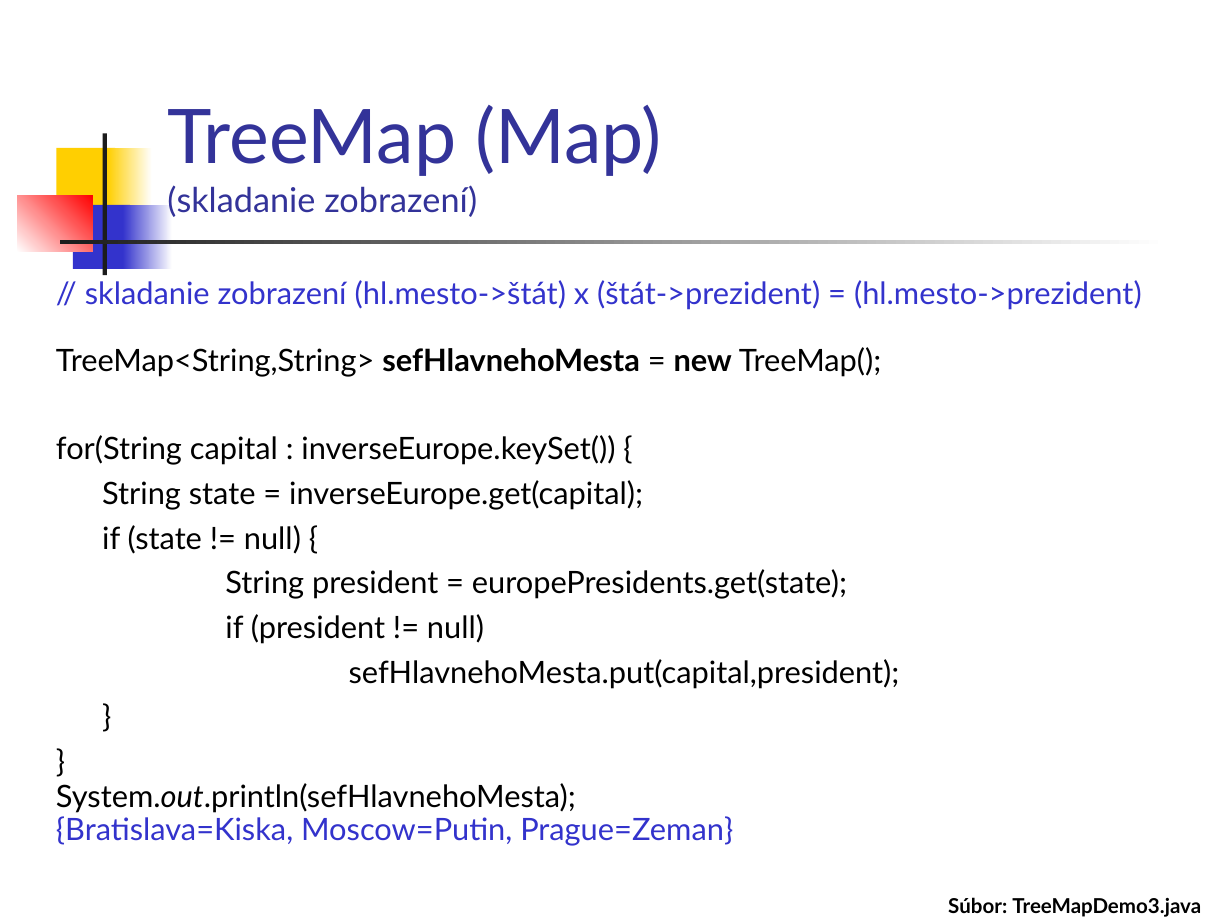
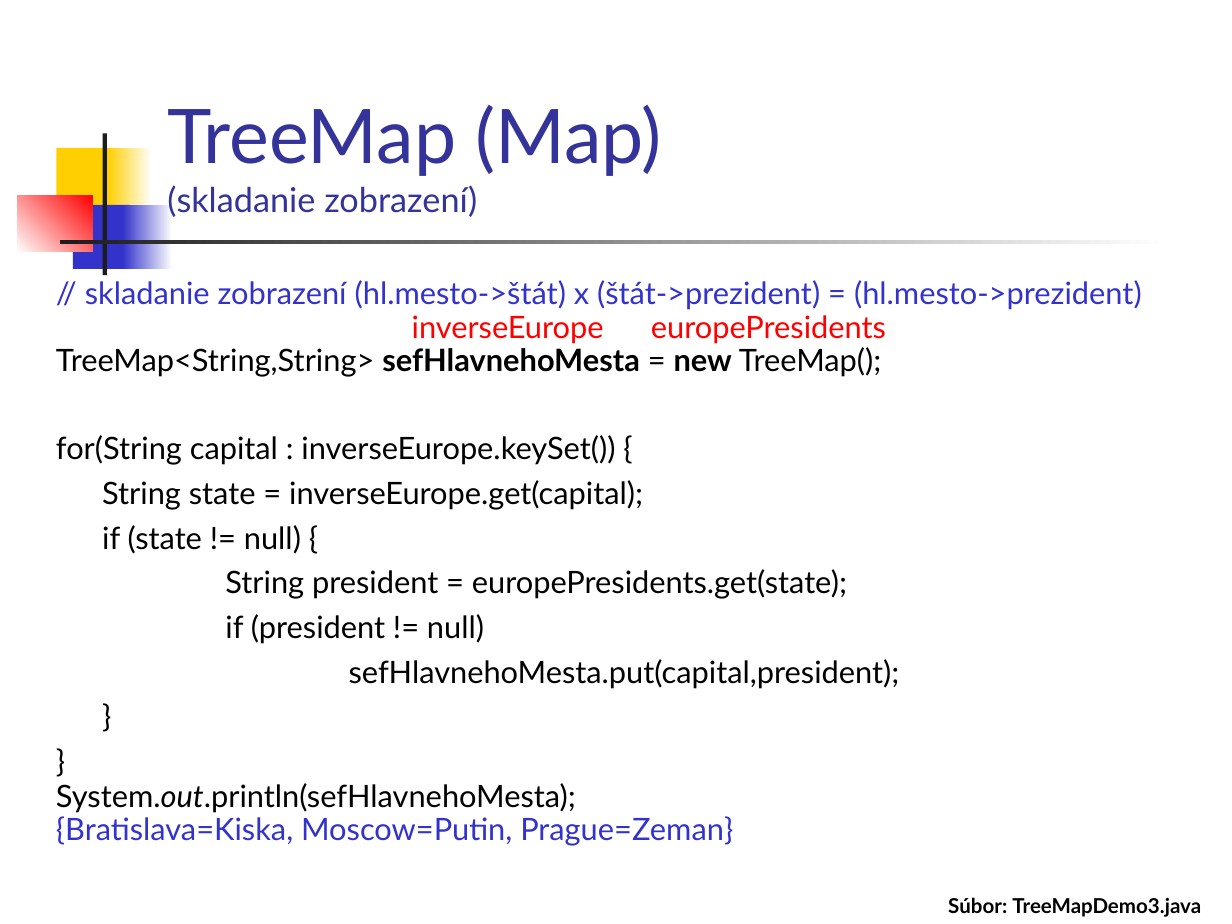
Before and after one commit to Programovanie4/Prednasky, a slide deck: slide 23 of 06/06_java.ppt. Drawn at 1232x924 pixels with LibreOffice and Linux fonts; fonts in the diff are those of the drawing. Boxes give left, top, right and bottom in pixels: in the first picture for what was removed or moved away, otherwise in the second. Text is boxed around its words. In the diff, an @@ line names an element or a change of style, - is before the commit and + after.

```diff
--- a/06/06_java.ppt
+++ b/06/06_java.ppt
@@ text at (x1=412, y1=315, x2=886, y2=344): paragraph added @@
+inverseEurope europePresidents
```
Also in this commit, not shown: 3 other slides changed, 3 other files.
